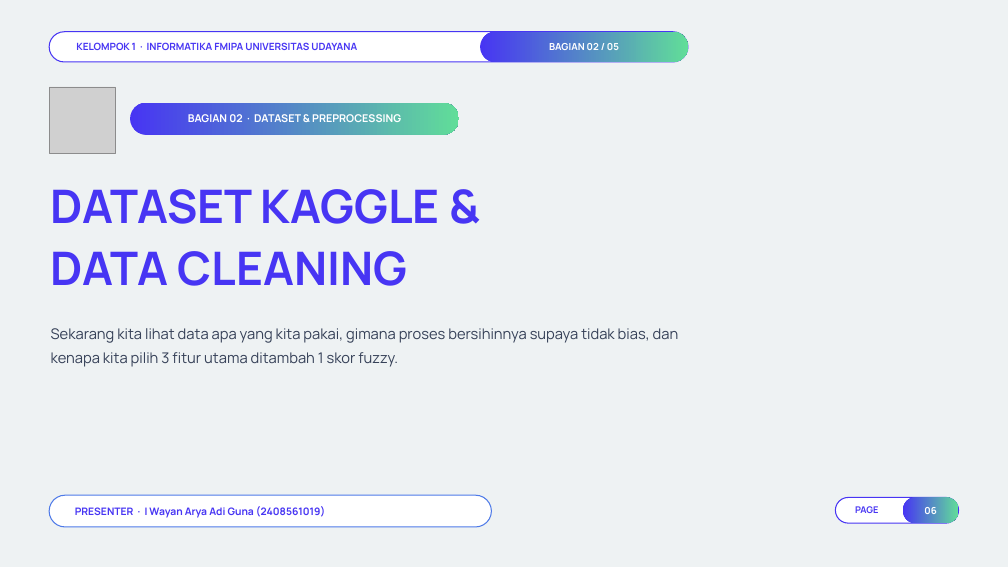
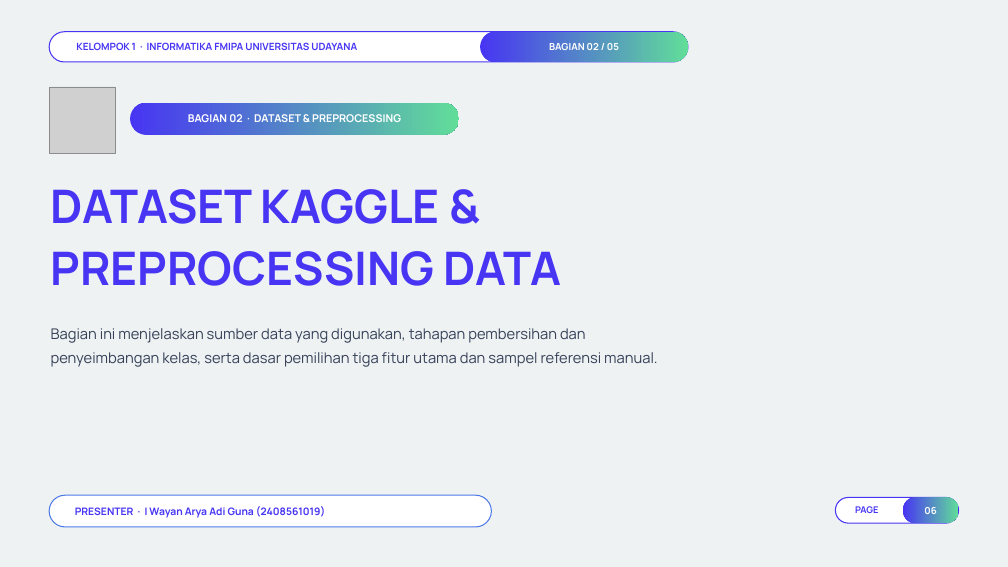
Before and after one commit to Niel-1/Water-Quality-Decision, a slide deck: slide 6 of docs/Presentasi_Final_Project_TLF_Kelompok_1.pptx. Drawn at 1008x567 pixels with LibreOffice and Linux fonts; fonts in the diff are those of the drawing; grey boxes stand for pictures; background and template pictures are left out. Boxes give left, top, right and bottom in pixels: in the first picture for what was removed or moved away, otherwise in the second. Text is boxed around its words. In the diff, an @@ line names an element or a change of style, - is before the commit and + after.

```diff
--- a/docs/Presentasi_Final_Project_TLF_Kelompok_1.pptx
+++ b/docs/Presentasi_Final_Project_TLF_Kelompok_1.pptx
@@ text at (51,251,562,286): text changed @@
-DATA CLEANING
+PREPROCESSING DATA
@@ text at (51,328,657,367): text changed @@
-Sekarang kita lihat data apa yang kita pakai, gimana proses bersihinnya supaya tidak bias, dan kenapa kita pilih 3 fitur utama ditambah 1 skor fuzzy.
+Bagian ini menjelaskan sumber data yang digunakan, tahapan pembersihan dan penyeimbangan kelas, serta dasar pemilihan tiga fitur utama dan sampel referensi manual.
```
Also in this commit, not shown: 19 other slides changed, 1 other file.
